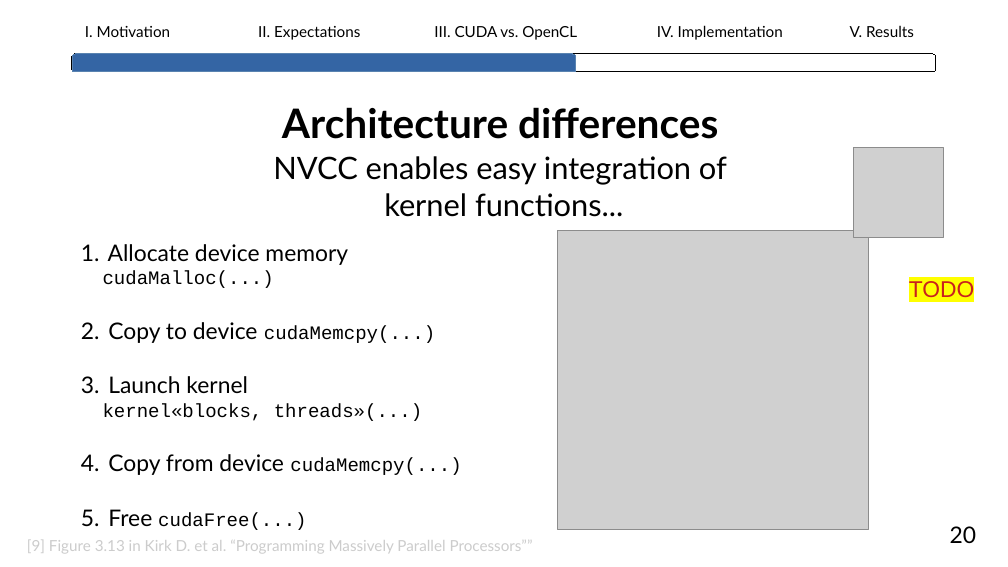
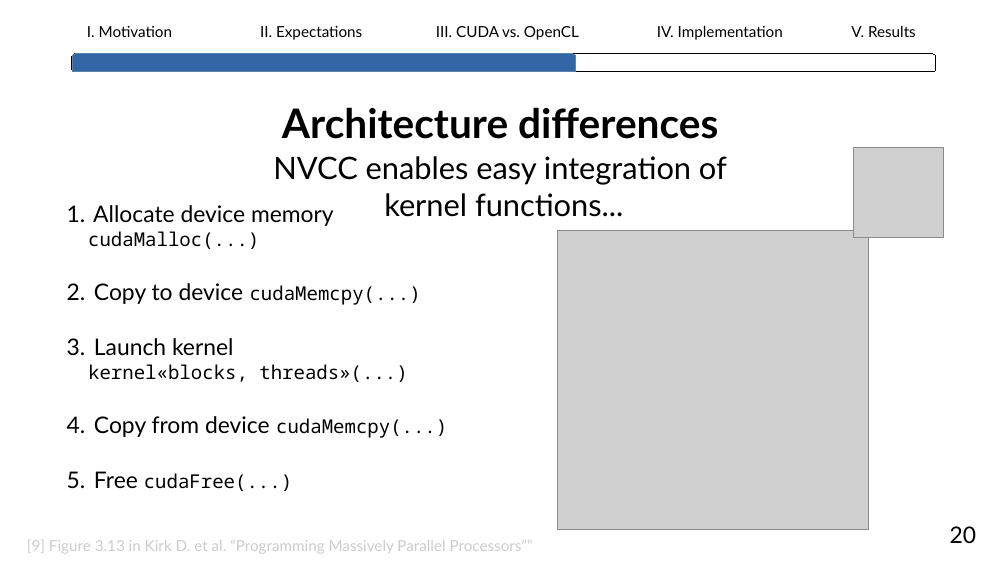
Before and after one commit to lhahner/opti-perf, a slide deck: slide 22 of docs/presentation/final-presentation.odp. Drawn at 1008x567 pixels with LibreOffice and Linux fonts; fonts in the diff are those of the drawing; grey boxes stand for pictures. Boxes give left, top, right and bottom in pixels: in the first picture for what was removed or moved away, otherwise in the second. Text is boxed around its words. In the diff, an @@ line names an element or a change of style, - is before the commit and + after.

```diff
--- a/docs/presentation/final-presentation.odp
+++ b/docs/presentation/final-presentation.odp
@@ text "Allocate device memory cudaMalloc(...)": place and size @@
-text "Allocate device memory cudaMalloc(...)" at [103,244,461,530]
+text "Allocate device memory cudaMalloc(...)" at [88,205,447,491]
@@ text "Allocate device memory cudaMalloc(...)" at [88,205,447,491]: font Courier New to Noto Sans Mono in "cudaMalloc(...)", "cudaMemcpy(...)", "kernel«blocks, threads»(...)", "cudaMemcpy(...)" and 1 more places; indent changed @@
@@ text removed at [909,279,975,303] @@
-TODO
```
Also in this commit, not shown: 38 other slides changed, 5 slides added, 1 other file.
